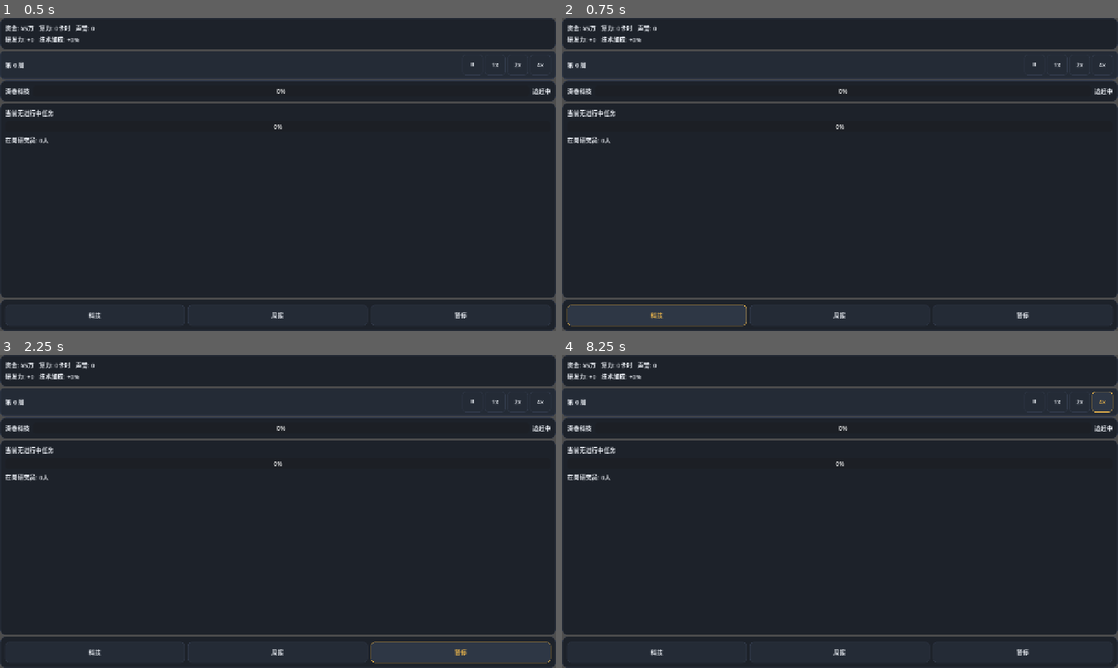
Above: before the commit, frames 1-4 (two rows, left to right).
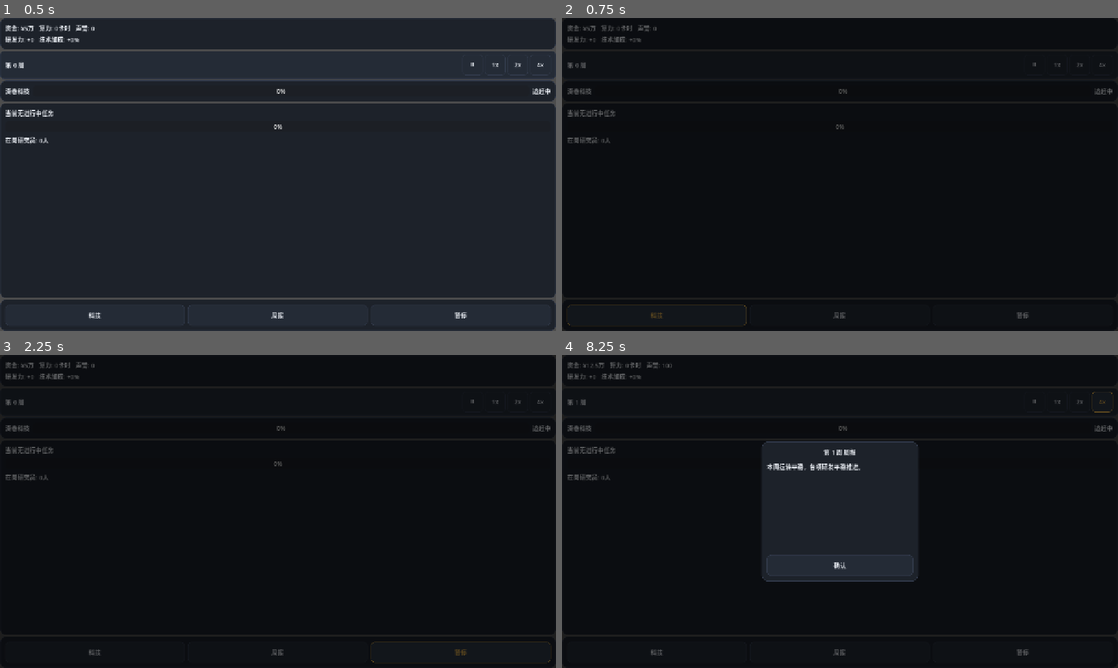
Above: after the commit, the same moments.

Repository: wingsky-1/big-ai-era
Game: Godot game, scene res://src/ui/main/main.tscn
Same seed, same stepped clock (60 frames per second), same inputs: the game is played once before the commit and once after it.
Inputs:
- Up to frame 1 (0.5 s): no input
- Up to frame 2 (0.75 s): click "科技" at 0.5 s
- Up to frame 3 (2.25 s): click "周报" at 1.25 s; click "暂停" at 2 s
- Up to frame 4 (8.25 s): click "⏸" at 2.75 s; click "1x" at 3.5 s; click "2x" at 4.25 s; click "4x" at 5 s; click "⏸" at 5.75 s; click "1x" at 6.5 s; click "2x" at 7.25 s; click "4x" at 8 s

Frame 1 is identical in both runs. In frame 2, 93% of the frame differs, in the area x 0-100%, y 0-100%; in frame 3, 93%; in frame 4, 82%.
Error before the commit: Invalid call. Nonexistent function 'push' in base 'RefCounted (PanelStack)'. (res://src/ui/main/main.gd:166)

Commit message:
feat(ui): PR-B 试玩闭环 (弹层挂接 + 栈深互斥 + 停喂门控 + headless端到端) (#61)

Diff:
--- a/src/ui/main/main.gd
+++ b/src/ui/main/main.gd
@@ -5,11 +5,18 @@
 ## 整合 DashboardPresenter, GameLoopDriver, ResponsiveLayoutManager 与 PanelStack。
 ## UI 表现层零写路径：只单向监听 GameWorld 契约信号或调用 GameWorld 11 项契约命令。
 
+const DECISION_CARD_SCENE: PackedScene = preload("res://src/ui/modals/decision_card_dialog.tscn")
+const WEEKLY_REPORT_SCENE: PackedScene = preload("res://src/ui/modals/weekly_report_dialog.tscn")
+const GAME_OVER_SCENE: PackedScene = preload("res://src/ui/modals/game_over_dialog.tscn")
+
 var _world: GameWorld
+var _world_ref: WeakRef
 var _presenter: DashboardPresenter
 var _driver: GameLoopDriver
 var _layout_mgr: ResponsiveLayoutManager
 var _stack: PanelStack
+var _active_modals: Dictionary = {}
+var _mask_overlay: ColorRect
 
 @onready var resource_bar: PanelContainer = %ResourceBar
 @onready var resource_subrow: HBoxContainer = %ResourceSubrow
@@ -55,6 +62,13 @@
 	if _driver != null:
 		_driver.free()
 		_driver = null
+	if _mask_overlay != null and is_instance_valid(_mask_overlay):
+		_mask_overlay.free()
+		_mask_overlay = null
+	for modal in _active_modals.values():
+		if is_instance_valid(modal):
+			modal.free()
+	_active_modals.clear()
 
 
 func _process(delta: float) -> void:
@@ -96,8 +110,14 @@
 func _init_runtime_systems() -> void:
 	_world = GameWorld.new()
 	_world.start_new_game()
+	_world_ref = weakref(_world)
 
 	_stack = PanelStack.new()
+	_stack.panel_pushed.connect(_on_panel_pushed)
+	_stack.panel_popped.connect(_on_panel_popped)
+	_stack.mask_state_changed.connect(_on_mask_state_changed)
+	_stack.tick_feeding_gate_changed.connect(_on_tick_feeding_gate_changed)
+
 	_presenter = DashboardPresenter.new()
 	_presenter.setup(_world, _stack)
 
@@ -108,8 +128,90 @@
 	_layout_mgr.setup(get_viewport_rect().size)
 	_layout_mgr.layout_folded.connect(_on_layout_folded)
 
+	_setup_mask_overlay()
+
 	# 初始同步折叠状态
 	resource_subrow.visible = not _layout_mgr.is_resource_subrow_folded()
+
+
+func _setup_mask_overlay() -> void:
+	_mask_overlay = ColorRect.new()
+	_mask_overlay.color = Color(0.0, 0.0, 0.0, 0.6)
+	_mask_overlay.set_anchors_preset(PRESET_FULL_RECT)
+	_mask_overlay.visible = false
+	_mask_overlay.gui_input.connect(_on_mask_gui_input)
+	modal_container.add_child(_mask_overlay)
+
+
+func _on_mask_gui_input(event: InputEvent) -> void:
+	if event is InputEventMouseButton and event.pressed:
+		_stack.on_mask_clicked()
+
+
+func _on_mask_state_changed(mask_visible: bool, _dismissable: bool) -> void:
+	if _mask_overlay != null:
+		_mask_overlay.visible = mask_visible
+
+
+func _on_tick_feeding_gate_changed(allow_feeding: bool) -> void:
+	if _driver != null:
+		_driver.set_feeding_enabled(allow_feeding)
+
+
+func _on_panel_pushed(panel_id: String, _layer: int) -> void:
+	var world := _resolve_world()
+	if world == null:
+		return
+
+	match panel_id:
+		PanelStack.PANEL_DECISION_CARD:
+			var event_data: Dictionary = world.pending_decision
+			var modal: DecisionCardDialog = DECISION_CARD_SCENE.instantiate()
+			modal.setup(event_data)
+			modal.option_selected.connect(
+				func(idx: int) -> void:
+					world.choose_decision(str(event_data.get("id", "")), idx)
+					_stack.pop_panel(PanelStack.PANEL_DECISION_CARD)
+			)
+			_active_modals[panel_id] = modal
+			modal_container.add_child(modal)
+
+		PanelStack.PANEL_AUTO_REPORT, PanelStack.PANEL_REPORT_ARCHIVE:
+			var report_data: Dictionary = _presenter.get_resource_view()
+			var modal: WeeklyReportDialog = WEEKLY_REPORT_SCENE.instantiate()
+			modal.setup(report_data)
+			modal.confirmed.connect(func() -> void: _stack.pop_panel(panel_id))
+			_active_modals[panel_id] = modal
+			modal_container.add_child(modal)
+
+		PanelStack.PANEL_GAME_OVER:
+			var summary: Dictionary = _presenter.get_game_over_summary()
+			var modal: GameOverDialog = GAME_OVER_SCENE.instantiate()
+			modal.setup(summary)
+			modal.restart_requested.connect(
+				func() -> void:
+					world.start_new_game()
+					_stack.pop_panel(PanelStack.PANEL_GAME_OVER)
+					_update_views()
+			)
+			_active_modals[panel_id] = modal
+			modal_container.add_child(modal)
+
+
+func _on_panel_popped(panel_id: String, _layer: int) -> void:
+	if _active_modals.has(panel_id):
+		var modal: Node = _active_modals[panel_id]
+		_active_modals.erase(panel_id)
+		if is_instance_valid(modal):
+			modal.queue_free()
+
+
+func _resolve_world() -> GameWorld:
+	if _world_ref != null:
+		var w: Variant = _world_ref.get_ref()
+		if w != null and w is GameWorld:
+			return w as GameWorld
+	return _world
 
 
 func _connect_ui_events() -> void:
@@ -122,10 +224,12 @@
 	dock_report_btn.pressed.connect(_on_dock_report_pressed)
 	dock_pause_btn.pressed.connect(_on_dock_pause_pressed)
 
-	_world.resources_changed.connect(func(_res: Dictionary) -> void: _update_views())
-	_world.progress_ticked.connect(func(_type: String, _pct: float) -> void: _update_views())
-	_world.task_state_changed.connect(func(_active: Dictionary, _q: Array) -> void: _update_views())
-	_world.week_settled.connect(func(_w: int, _r: Dictionary) -> void: _update_views())
+	_world.resources_changed.connect(
+		func(_money: int, _comp: float, _inf: int) -> void: _update_views()
+	)
+	_world.progress_ticked.connect(func(_prog: Dictionary) -> void: _update_views())
+	_world.task_state_changed.connect(func(_tid: String, _st: String) -> void: _update_views())
+	_world.week_settled.connect(func(_report: Dictionary) -> void: _update_views())
 	_world.toast_queued.connect(_on_toast_queued)
 
 
@@ -163,16 +267,16 @@
 
 
 func _on_dock_tech_pressed() -> void:
-	_stack.push("tech_tree")
+	_stack.push_panel(PanelStack.PANEL_TECH_TREE)
 
 
 func _on_dock_report_pressed() -> void:
-	_stack.push("weekly_report")
+	_presenter.open_report_archive()
 
 
 func _on_dock_pause_pressed() -> void:
 	_world.set_paused(true)
-	_stack.push("pause_menu")
+	_stack.push_panel(PanelStack.PANEL_PAUSE_MENU)
 
 
 func _on_toast_queued(msg: String, _color_tag: String) -> void:
--- /dev/null
+++ b/src/ui/modals/decision_card_dialog.gd
@@ -0,0 +1,49 @@
+class_name DecisionCardDialog
+extends PanelContainer
+
+## 决策卡弹窗（z2 阻塞层）：
+## 仅经由 GameWorld.choose_decision(event_id, option_idx) 提交选择，保持零写路径。
+
+signal option_selected(option_idx: int)
+
+var _event_data: Dictionary = {}
+
+@onready var header_label: Label = %HeaderLabel
+@onready var desc_label: Label = %DescLabel
+@onready var options_vbox: VBoxContainer = %OptionsVBox
+
+
+func setup(event_data: Dictionary) -> void:
+	_event_data = event_data
+	if is_inside_tree():
+		_render()
+
+
+func _ready() -> void:
+	_render()
+
+
+func _render() -> void:
+	if _event_data.is_empty():
+		return
+	var title: String = str(_event_data.get("title", "决策事件"))
+	var desc: String = str(_event_data.get("desc", ""))
+	header_label.text = title
+	desc_label.text = desc
+
+	for child in options_vbox.get_children():
+		child.queue_free()
+
+	var options: Array = _event_data.get("options", [])
+	for i in range(options.size()):
+		var opt: Dictionary = options[i]
+		var btn := Button.new()
+		btn.custom_minimum_size = Vector2(48, 48)
+		btn.text = str(opt.get("text", "选项 %d" % (i + 1)))
+		var idx: int = i
+		btn.pressed.connect(func() -> void: _on_option_clicked(idx))
+		options_vbox.add_child(btn)
+
+
+func _on_option_clicked(idx: int) -> void:
+	option_selected.emit(idx)
--- /dev/null
+++ b/src/ui/modals/decision_card_dialog.tscn
@@ -0,0 +1,41 @@
+[gd_scene load_steps=3 format=3 uid="uid://c8yj7x1m49w2q"]
+
+[ext_resource type="Theme" path="res://src/ui/theme/dark_gold_theme.tres" id="1_theme"]
+[ext_resource type="Script" path="res://src/ui/modals/decision_card_dialog.gd" id="2_script"]
+
+[node name="DecisionCardDialog" type="PanelContainer"]
+anchors_preset = 8
+anchor_left = 0.5
+anchor_top = 0.5
+anchor_right = 0.5
+anchor_bottom = 0.5
+offset_left = -180.0
+offset_top = -140.0
+offset_right = 180.0
+offset_bottom = 140.0
+grow_horizontal = 2
+grow_vertical = 2
+theme = ExtResource("1_theme")
+script = ExtResource("2_script")
+
+[node name="CardVBox" type="VBoxContainer" parent="."]
+layout_mode = 2
+theme_override_constants/separation = 12
+
+[node name="HeaderLabel" type="Label" parent="CardVBox"]
+unique_name_in_owner = true
+layout_mode = 2
+text = "重大决策"
+horizontal_alignment = 1
+
+[node name="DescLabel" type="Label" parent="CardVBox"]
+unique_name_in_owner = true
+layout_mode = 2
+size_flags_vertical = 3
+text = "事件描述信息..."
+autowrap_mode = 3
+
+[node name="OptionsVBox" type="VBoxContainer" parent="CardVBox"]
+unique_name_in_owner = true
+layout_mode = 2
+theme_override_constants/separation = 8
--- /dev/null
+++ b/src/ui/modals/game_over_dialog.gd
@@ -0,0 +1,34 @@
+class_name GameOverDialog
+extends PanelContainer
+
+## 游戏结束结算弹窗（z2 阻塞层）：
+## 展示破产结算与三项 summary 结果。
+
+signal restart_requested
+
+var _summary_data: Dictionary = {}
+
+@onready var game_over_title: Label = %GameOverTitle
+@onready var week_summary_label: Label = %WeekSummaryLabel
+@onready var best_score_label: Label = %BestScoreLabel
+@onready var rival_best_label: Label = %RivalBestLabel
+@onready var restart_btn: Button = %RestartBtn
+
+
+func setup(summary_data: Dictionary) -> void:
+	_summary_data = summary_data
+	if is_inside_tree():
+		_render()
+
+
+func _ready() -> void:
+	restart_btn.pressed.connect(func() -> void: restart_requested.emit())
+	_render()
+
+
+func _render() -> void:
+	if _summary_data.is_empty():
+		return
+	week_summary_label.text = "存续周数: %d 周" % int(_summary_data.get("week", 0))
+	best_score_label.text = "最佳模型分: %.2f" % float(_summary_data.get("best_score", 0.0))
+	rival_best_label.text = "竞对最佳分: %.2f" % float(_summary_data.get("rival_best", 0.0))
--- /dev/null
+++ b/src/ui/modals/game_over_dialog.tscn
@@ -0,0 +1,56 @@
+[gd_scene load_steps=3 format=3 uid="uid://dmv7k1x49w8e2"]
+
+[ext_resource type="Theme" path="res://src/ui/theme/dark_gold_theme.tres" id="1_theme"]
+[ext_resource type="Script" path="res://src/ui/modals/game_over_dialog.gd" id="2_script"]
+
+[node name="GameOverDialog" type="PanelContainer"]
+anchors_preset = 8
+anchor_left = 0.5
+anchor_top = 0.5
+anchor_right = 0.5
+anchor_bottom = 0.5
+offset_left = -180.0
+offset_top = -140.0
+offset_right = 180.0
+offset_bottom = 140.0
+grow_horizontal = 2
+grow_vertical = 2
+theme = ExtResource("1_theme")
+script = ExtResource("2_script")
+
+[node name="MainVBox" type="VBoxContainer" parent="."]
+layout_mode = 2
+theme_override_constants/separation = 12
+
+[node name="GameOverTitle" type="Label" parent="MainVBox"]
+unique_name_in_owner = true
+layout_mode = 2
+text = "实验室破产 (Game Over)"
+horizontal_alignment = 1
+
+[node name="SummaryVBox" type="VBoxContainer" parent="MainVBox"]
+unique_name_in_owner = true
+layout_mode = 2
+size_flags_vertical = 3
+theme_override_constants/separation = 6
+
+[node name="WeekSummaryLabel" type="Label" parent="MainVBox/SummaryVBox"]
+unique_name_in_owner = true
+layout_mode = 2
+text = "存续周数: 0 周"
+
+[node name="BestScoreLabel" type="Label" parent="MainVBox/SummaryVBox"]
+unique_name_in_owner = true
+layout_mode = 2
+text = "最佳模型分: 0.0"
+
+[node name="RivalBestLabel" type="Label" parent="MainVBox/SummaryVBox"]
+unique_name_in_owner = true
+layout_mode = 2
+text = "竞对最佳分: 0.0"
+
+[node name="RestartBtn" type="Button" parent="MainVBox"]
+unique_name_in_owner = true
+custom_minimum_size = Vector2(48, 48)
+layout_mode = 2
+text = "重新开局"
--- /dev/null
+++ b/src/ui/modals/weekly_report_dialog.gd
@@ -0,0 +1,44 @@
+class_name WeeklyReportDialog
+extends PanelContainer
+
+## 周报弹窗（支持自动弹 z2 阻塞与重看 z1 常规双挂载）
+
+signal confirmed
+
+var _report_data: Dictionary = {}
+
+@onready var title_label: Label = %TitleLabel
+@onready var rows_vbox: VBoxContainer = %RowsVBox
+@onready var confirm_btn: Button = %ConfirmBtn
+
+
+func setup(report_data: Dictionary) -> void:
+	_report_data = report_data
+	if is_inside_tree():
+		_render()
+
+
+func _ready() -> void:
+	confirm_btn.pressed.connect(func() -> void: confirmed.emit())
+	_render()
+
+
+func _render() -> void:
+	if _report_data.is_empty():
+		return
+	var week_num: int = int(_report_data.get("week", 1))
+	title_label.text = "第 %d 周 周报" % week_num
+
+	for child in rows_vbox.get_children():
+		child.queue_free()
+
+	var rows: Array = _report_data.get("rows", [])
+	if rows.is_empty():
+		var lbl := Label.new()
+		lbl.text = "本周运转平稳，各项研发平稳推进。"
+		rows_vbox.add_child(lbl)
+	else:
+		for row_text in rows:
+			var lbl := Label.new()
+			lbl.text = str(row_text)
+			rows_vbox.add_child(lbl)
--- /dev/null
+++ b/src/ui/modals/weekly_report_dialog.tscn
@@ -0,0 +1,45 @@
+[gd_scene load_steps=3 format=3 uid="uid://b7v8k1m92x4e3"]
+
+[ext_resource type="Theme" path="res://src/ui/theme/dark_gold_theme.tres" id="1_theme"]
+[ext_resource type="Script" path="res://src/ui/modals/weekly_report_dialog.gd" id="2_script"]
+
+[node name="WeeklyReportDialog" type="PanelContainer"]
+anchors_preset = 8
+anchor_left = 0.5
+anchor_top = 0.5
+anchor_right = 0.5
+anchor_bottom = 0.5
+offset_left = -180.0
+offset_top = -160.0
+offset_right = 180.0
+offset_bottom = 160.0
+grow_horizontal = 2
+grow_vertical = 2
+theme = ExtResource("1_theme")
+script = ExtResource("2_script")
+
+[node name="ReportVBox" type="VBoxContainer" parent="."]
+layout_mode = 2
+theme_override_constants/separation = 12
+
+[node name="TitleLabel" type="Label" parent="ReportVBox"]
+unique_name_in_owner = true
+layout_mode = 2
+text = "周报简讯"
+horizontal_alignment = 1
+
+[node name="ScrollContainer" type="ScrollContainer" parent="ReportVBox"]
+layout_mode = 2
+size_flags_vertical = 3
+
+[node name="RowsVBox" type="VBoxContainer" parent="ReportVBox/ScrollContainer"]
+unique_name_in_owner = true
+layout_mode = 2
+size_flags_horizontal = 3
+theme_override_constants/separation = 6
+
+[node name="ConfirmBtn" type="Button" parent="ReportVBox"]
+unique_name_in_owner = true
+custom_minimum_size = Vector2(48, 48)
+layout_mode = 2
+text = "确认"
--- /dev/null
+++ b/tests/integration/test_playtest_loop_headless.gd
@@ -0,0 +1,174 @@
+extends GutTest
+
+## PR-B 试玩闭环断言与全链路集成测试：
+## 1. 栈深互斥（z1 栈深 1，互斥覆盖）；
+## 2. 停喂门控（z2 阻塞面板打开时驱动停喂 tick）；
+## 3. z2 遮罩点击不关闭 + 同帧信号序（决策卡先于周报）；
+## 4. weakref 兜底防御与 AppShell 零写路径静态断言；
+## 5. Headless 全链路端到端确定性贯通（开局→指派→流淌→决策卡→周报→破产 Game Over）。
+
+const MAIN_SCENE: PackedScene = preload("res://src/ui/main/main.tscn")
+
+
+func test_panel_stack_depth_and_feeding_gate_integration() -> void:
+	var main := MAIN_SCENE.instantiate()
+	add_child_autofree(main)
+	await get_tree().process_frame
+	await get_tree().process_frame
+
+	var main_scene := main as MainScene
+	var stack: PanelStack = main_scene.get_stack()
+	var driver: GameLoopDriver = main_scene.get_driver()
+	assert_not_null(stack, "PanelStack 应存在")
+	assert_not_null(driver, "GameLoopDriver 应存在")
+
+	# 1. 常规面板互斥，栈深 1
+	stack.push_panel(PanelStack.PANEL_ROSTER, PanelStack.LAYER_NORMAL)
+	assert_eq(stack.get_z1_panel(), PanelStack.PANEL_ROSTER, "打开名册")
+	stack.push_panel(PanelStack.PANEL_TECH_TREE, PanelStack.LAYER_NORMAL)
+	assert_eq(stack.get_z1_panel(), PanelStack.PANEL_TECH_TREE, "打开科技树应顶替名册，栈深保持 1")
+	assert_true(driver.visible_gate, "z1 打开不阻塞，驱动保持流淌")
+
+	# 2. z2 阻塞面板开启触发停喂门控
+	stack.push_panel(PanelStack.PANEL_AUTO_REPORT, PanelStack.LAYER_BLOCKING)
+	assert_false(stack.is_tick_feeding_allowed(), "存在 z2 时不允许喂帧")
+	assert_false(driver.visible_gate, "驱动停喂门控应关闭")
+
+	stack.pop_panel(PanelStack.PANEL_AUTO_REPORT)
+	assert_true(stack.is_tick_feeding_allowed(), "z2 关闭后恢复喂帧")
+	assert_true(driver.visible_gate, "驱动停喂门控恢复")
+
+
+func test_z2_mask_click_and_same_frame_signal_order() -> void:
+	var main := MAIN_SCENE.instantiate()
+	add_child_autofree(main)
+	await get_tree().process_frame
+	await get_tree().process_frame
+
+	var main_scene := main as MainScene
+	var stack: PanelStack = main_scene.get_stack()
+
+	# 1. z2 决策卡遮罩点击不关闭（DR-020 回归防护）
+	stack.push_panel(PanelStack.PANEL_DECISION_CARD, PanelStack.LAYER_BLOCKING)
+	assert_eq(stack.get_z2_stack().back(), PanelStack.PANEL_DECISION_CARD)
+	stack.on_mask_clicked()
+	assert_eq(stack.get_z2_stack().back(), PanelStack.PANEL_DECISION_CARD, "决策卡点击遮罩绝对不能关闭（强迫玩家交互）")
+	stack.pop_panel(PanelStack.PANEL_DECISION_CARD)
+
+	# 2. 同帧信号序：同帧触发决策卡与周报时，决策卡必须先于周报弹起
+	var order: Array[String] = []
+	stack.panel_pushed.connect(func(pid: String, _layer: int) -> void: order.append(pid))
+
+	# 模拟同帧信号到达：先推 decision_card，再推 auto_report
+	stack.push_panel(PanelStack.PANEL_DECISION_CARD, PanelStack.LAYER_BLOCKING)
+	stack.push_panel(PanelStack.PANEL_AUTO_REPORT, PanelStack.LAYER_BLOCKING)
+
+	assert_eq(order.size(), 2)
+	assert_eq(order[0], PanelStack.PANEL_DECISION_CARD, "决策卡必须排在第一位响应")
+	assert_eq(order[1], PanelStack.PANEL_AUTO_REPORT, "周报排在其后")
+
+
+func test_l3_weakref_and_zero_write_paths() -> void:
+	# 1. weakref 兜底安全
+	var driver := GameLoopDriver.new()
+	driver.setup(null)
+	driver.feed_frame(0.016)
+	driver.free()
+	assert_true(true, "Driver 遇到 null/失效引用时不抛异常崩溃")
+
+	# 2. UI 零写路径：扫描 src/ui/**/*.gd，除 GameWorld/SaveSystem 内部外，禁止直接修改磁盘或逻辑实体
+	var ui_gd_files: Array[String] = []
+	_collect_gd_files("res://src/ui", ui_gd_files)
+
+	var banned_patterns: Array[String] = [
+		"SaveSystem.save_game",
+		"FileAccess.open",
+		".money +=",
+		".money -=",
+		".apply_delta",
+	]
+
+	for path: String in ui_gd_files:
+		var file := FileAccess.open(path, FileAccess.READ)
+		if file == null:
+			continue
+		var line_idx: int = 0
+		while not file.eof_reached():
+			line_idx += 1
+			var line: String = file.get_line().strip_edges()
+			if line.begins_with("#"):
+				continue
+			for pat: String in banned_patterns:
+				assert_false(
+					line.contains(pat),
+					(
+						"UI 文件 %s 第 %d 行包含禁止的直写逻辑 '%s': %s (必须只调用 11 契约命令)"
+						% [path, line_idx, pat, line]
+					)
+				)
+
+
+func test_headless_full_loop_deterministic() -> void:
+	var main := MAIN_SCENE.instantiate()
+	add_child_autofree(main)
+	await get_tree().process_frame
+	await get_tree().process_frame
+
+	var main_scene := main as MainScene
+	var world: GameWorld = main_scene.get_world()
+	var driver: GameLoopDriver = main_scene.get_driver()
+	var stack: PanelStack = main_scene.get_stack()
+
+	assert_not_null(world, "GameWorld 应正常初始化")
+	assert_eq(world.week, 0, "新开局处于第 0 周")
+
+	# 1. 指派研究员 (调用 11 契约命令之一，开局默认有 r_lin)
+	world.assign_staff("r_lin", "slot_core")
+	assert_true(world.staff.has("r_lin"), "研究员应成功指派")
+
+	# 2. 4x 速度推演挂机
+	driver.speed_index = 2
+	assert_eq(driver.get_speed_multiplier(), 4.0, "当前速度为 4x")
+
+	# 3. 模拟时钟流淌跨越周界
+	var max_iterations: int = 120
+	var iter: int = 0
+	while world.week < 5 and iter < max_iterations:
+		iter += 1
+		driver.feed_frame(0.2)
+
+		# 若遭遇决策卡弹层，模拟处理
+		if not world.pending_decision.is_empty():
+			var event_id: String = str(world.pending_decision.get("id", ""))
+			world.choose_decision(event_id, 0)
+			if stack.has_blocking_panel():
+				stack.pop_panel(PanelStack.PANEL_DECISION_CARD)
+
+		# 若遭遇周报弹层，模拟玩家点击确认关闭
+		if stack.get_z2_stack().has(PanelStack.PANEL_AUTO_REPORT):
+			stack.pop_panel(PanelStack.PANEL_AUTO_REPORT)
+
+	assert_true(world.week >= 1, "应经历了周界流淌推进 (周数: %d)" % world.week)
+
+	# 4. 模拟扣除资金触碰破产线，推进至周界触发结算并验证破产短路与 Game Over 弹层接入
+	world.economy.init_resources(-300000, 0, 1, 40.0)
+	driver.feed_frame(3.0)  # 4x 速度下 3.0s = 12.0s = 48 ticks > 40 ticks 越过周界
+
+	assert_true(world.game_over_flag, "触及破产线后短路触发破产 Game Over")
+	assert_true(stack.get_z2_stack().has(PanelStack.PANEL_GAME_OVER), "Game Over 面板应被压入 z2 栈")
+	var summary: Dictionary = world.get_game_over_summary()
+	assert_eq(summary.get("reason", ""), "bankruptcy", "Game Over 原因应为破产")
+
+
+func _collect_gd_files(dir_path: String, out_files: Array[String]) -> void:
+	var dir := DirAccess.open(dir_path)
+	if dir == null:
+		return
+	dir.list_dir_begin()
+	var file_name := dir.get_next()
+	while file_name != "":
+		if dir.current_is_dir() and not file_name.begins_with("."):
+			_collect_gd_files(dir_path.path_join(file_name), out_files)
+		elif file_name.ends_with(".gd"):
+			out_files.append(dir_path.path_join(file_name))
+		file_name = dir.get_next()
Not shown, added: src/ui/modals/decision_card_dialog.gd.uid
Not shown, added: src/ui/modals/game_over_dialog.gd.uid
Not shown, added: src/ui/modals/weekly_report_dialog.gd.uid
Not shown, added: docs/playtest/2026-09-07-pr-b-playtest-headless.md
